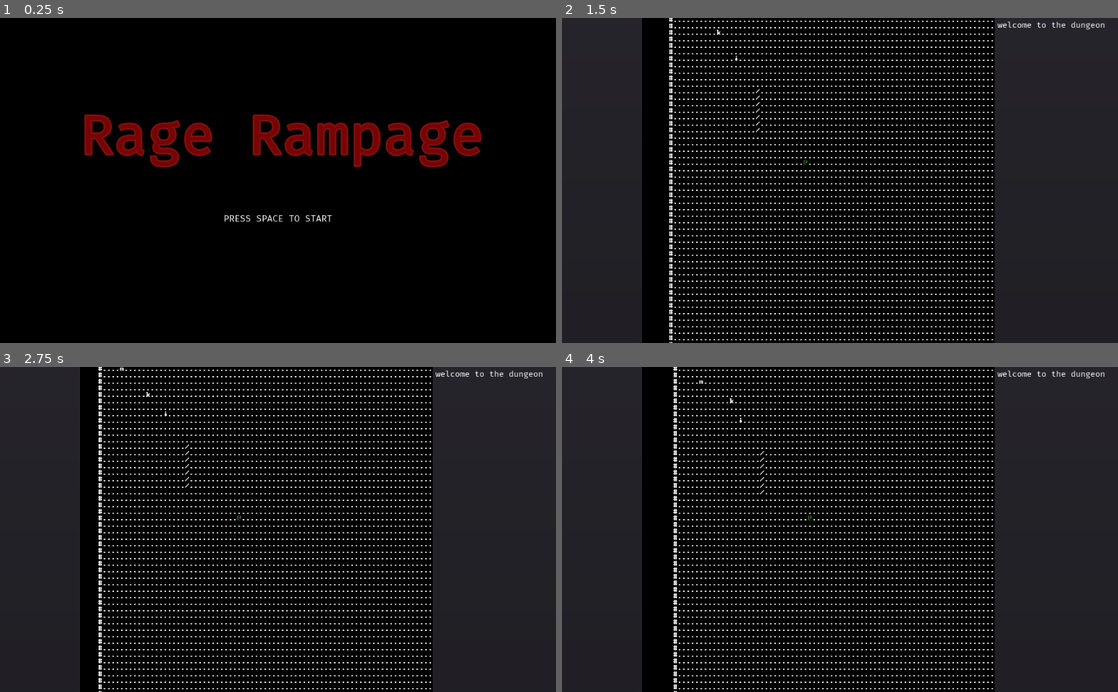
Above: before the commit, frames 1-4 (two rows, left to right).
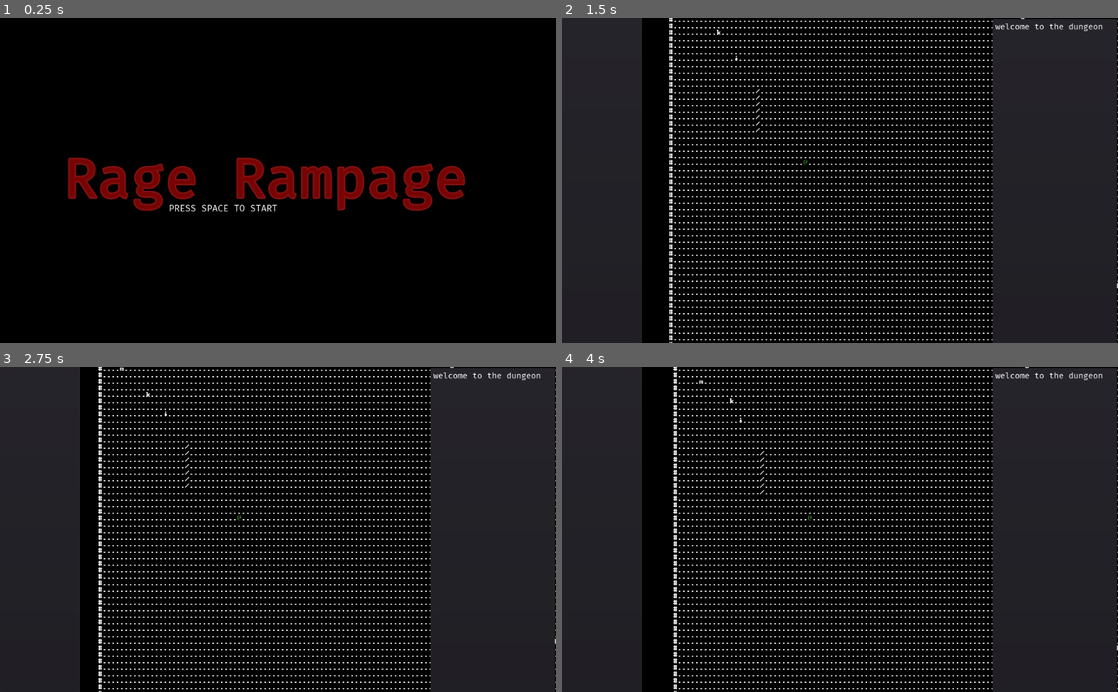
Above: after the commit, the same moments.

Repository: redxaxder/7DRL2022
Game: Godot game, scene res://scenes/root.tscn
Two runs of this game, one before a commit and one after it. Both use one fixed random seed, a clock stepped at 60 frames per second and the inputs below.
Inputs:
- Up to frame 1 (0.25 s): no input
- Up to frame 2 (1.5 s): tap Space (action) at 0.5 s; hold Right (right) 0.53-1.28 s; hold Space (action) 0.53-1.28 s; hold Down (down) from 1.28 s (still down); tap . (pass) at 1.35 s
- Up to frame 3 (2.75 s): tap Enter at 2 s; release Down (down) at 2.03 s; hold Right (right) from 2.03 s (still down); hold Space (action) from 2.03 s (still down)
- Up to frame 4 (4 s): release Right (right) at 2.78 s; release Space (action) at 2.78 s; hold Up (up) 2.78-3.53 s; tap . (pass) at 2.85 s; tap Enter at 3.5 s; hold Left (left) from 3.53 s (still down); hold Space (action) from 3.53 s (still down)

The runs differ from the first frame. In frame 1, 9.7% of the frame differs, in the area x 12-87%, y 29-63%; in frame 2, 0.8%; in frame 3, 0.8%; in frame 4, 0.8%.

Commit message:
Anchors

Diff:
--- a/project.godot
+++ b/project.godot
@@ -34,6 +34,11 @@
 "language": "GDScript",
 "path": "res://lib/dir.gd"
 }, {
+"base": "Mob",
+"class": "Door",
+"language": "GDScript",
+"path": "res://sprites/door.gd"
+}, {
 "base": "Node",
 "class": "LocationService",
 "language": "GDScript",
@@ -63,11 +68,6 @@
 "class": "Terrain",
 "language": "GDScript",
 "path": "res://scenes/terrain.gd"
-}, {
-"base": "Pickup",
-"class": "Weapon",
-"language": "GDScript",
-"path": "res://pickups/weapon.gd"
 } ]
 _global_script_class_icons={
 "Actor": "",
@@ -75,13 +75,13 @@
 "CombatLog": "",
 "Const": "",
 "Dir": "",
+"Door": "",
 "LocationService": "",
 "Mob": "",
 "PC": "",
 "Pickup": "",
 "Screen": "",
-"Terrain": "",
-"Weapon": ""
+"Terrain": ""
 }
 
 [application]
@@ -99,40 +99,40 @@
 
 up={
 "deadzone": 0.5,
-"events": [ Object(InputEventKey,"resource_local_to_scene":false,"resource_name":"","device":0,"alt":false,"shift":false,"control":false,"meta":false,"command":false,"pressed":false,"scancode":16777232,"unicode":0,"echo":false,"script":null)
-, Object(InputEventKey,"resource_local_to_scene":false,"resource_name":"","device":0,"alt":false,"shift":false,"control":false,"meta":false,"command":false,"pressed":false,"scancode":75,"unicode":0,"echo":false,"script":null)
-, Object(InputEventKey,"resource_local_to_scene":false,"resource_name":"","device":0,"alt":false,"shift":false,"control":false,"meta":false,"command":false,"pressed":false,"scancode":87,"unicode":0,"echo":false,"script":null)
+"events": [ Object(InputEventKey,"resource_local_to_scene":false,"resource_name":"","device":0,"alt":false,"shift":false,"control":false,"meta":false,"command":false,"pressed":false,"scancode":16777232,"physical_scancode":0,"unicode":0,"echo":false,"script":null)
+, Object(InputEventKey,"resource_local_to_scene":false,"resource_name":"","device":0,"alt":false,"shift":false,"control":false,"meta":false,"command":false,"pressed":false,"scancode":75,"physical_scancode":0,"unicode":0,"echo":false,"script":null)
+, Object(InputEventKey,"resource_local_to_scene":false,"resource_name":"","device":0,"alt":false,"shift":false,"control":false,"meta":false,"command":false,"pressed":false,"scancode":87,"physical_scancode":0,"unicode":0,"echo":false,"script":null)
  ]
 }
 down={
 "deadzone": 0.5,
-"events": [ Object(InputEventKey,"resource_local_to_scene":false,"resource_name":"","device":0,"alt":false,"shift":false,"control":false,"meta":false,"command":false,"pressed":false,"scancode":16777234,"unicode":0,"echo":false,"script":null)
-, Object(InputEventKey,"resource_local_to_scene":false,"resource_name":"","device":0,"alt":false,"shift":false,"control":false,"meta":false,"command":false,"pressed":false,"scancode":74,"unicode":0,"echo":false,"script":null)
-, Object(InputEventKey,"resource_local_to_scene":false,"resource_name":"","device":0,"alt":false,"shift":false,"control":false,"meta":false,"command":false,"pressed":false,"scancode":83,"unicode":0,"echo":false,"script":null)
+"events": [ Object(InputEventKey,"resource_local_to_scene":false,"resource_name":"","device":0,"alt":false,"shift":false,"control":false,"meta":false,"command":false,"pressed":false,"scancode":16777234,"physical_scancode":0,"unicode":0,"echo":false,"script":null)
+, Object(InputEventKey,"resource_local_to_scene":false,"resource_name":"","device":0,"alt":false,"shift":false,"control":false,"meta":false,"command":false,"pressed":false,"scancode":74,"physical_scancode":0,"unicode":0,"echo":false,"script":null)
+, Object(InputEventKey,"resource_local_to_scene":false,"resource_name":"","device":0,"alt":false,"shift":false,"control":false,"meta":false,"command":false,"pressed":false,"scancode":83,"physical_scancode":0,"unicode":0,"echo":false,"script":null)
  ]
 }
 left={
 "deadzone": 0.5,
-"events": [ Object(InputEventKey,"resource_local_to_scene":false,"resource_name":"","device":0,"alt":false,"shift":false,"control":false,"meta":false,"command":false,"pressed":false,"scancode":16777231,"unicode":0,"echo":false,"script":null)
-, Object(InputEventKey,"resource_local_to_scene":false,"resource_name":"","device":0,"alt":false,"shift":false,"control":false,"meta":false,"command":false,"pressed":false,"scancode":72,"unicode":0,"echo":false,"script":null)
-, Object(InputEventKey,"resource_local_to_scene":false,"resource_name":"","device":0,"alt":false,"shift":false,"control":false,"meta":false,"command":false,"pressed":false,"scancode":65,"unicode":0,"echo":false,"script":null)
+"events": [ Object(InputEventKey,"resource_local_to_scene":false,"resource_name":"","device":0,"alt":false,"shift":false,"control":false,"meta":false,"command":false,"pressed":false,"scancode":16777231,"physical_scancode":0,"unicode":0,"echo":false,"script":null)
+, Object(InputEventKey,"resource_local_to_scene":false,"resource_name":"","device":0,"alt":false,"shift":false,"control":false,"meta":false,"command":false,"pressed":false,"scancode":72,"physical_scancode":0,"unicode":0,"echo":false,"script":null)
+, Object(InputEventKey,"resource_local_to_scene":false,"resource_name":"","device":0,"alt":false,"shift":false,"control":false,"meta":false,"command":false,"pressed":false,"scancode":65,"physical_scancode":0,"unicode":0,"echo":false,"script":null)
  ]
 }
 right={
 "deadzone": 0.5,
-"events": [ Object(InputEventKey,"resource_local_to_scene":false,"resource_name":"","device":0,"alt":false,"shift":false,"control":false,"meta":false,"command":false,"pressed":false,"scancode":16777233,"unicode":0,"echo":false,"script":null)
-, Object(InputEventKey,"resource_local_to_scene":false,"resource_name":"","device":0,"alt":false,"shift":false,"control":false,"meta":false,"command":false,"pressed":false,"scancode":76,"unicode":0,"echo":false,"script":null)
-, Object(InputEventKey,"resource_local_to_scene":false,"resource_name":"","device":0,"alt":false,"shift":false,"control":false,"meta":false,"command":false,"pressed":false,"scancode":68,"unicode":0,"echo":false,"script":null)
+"events": [ Object(InputEventKey,"resource_local_to_scene":false,"resource_name":"","device":0,"alt":false,"shift":false,"control":false,"meta":false,"command":false,"pressed":false,"scancode":16777233,"physical_scancode":0,"unicode":0,"echo":false,"script":null)
+, Object(InputEventKey,"resource_local_to_scene":false,"resource_name":"","device":0,"alt":false,"shift":false,"control":false,"meta":false,"command":false,"pressed":false,"scancode":76,"physical_scancode":0,"unicode":0,"echo":false,"script":null)
+, Object(InputEventKey,"resource_local_to_scene":false,"resource_name":"","device":0,"alt":false,"shift":false,"control":false,"meta":false,"command":false,"pressed":false,"scancode":68,"physical_scancode":0,"unicode":0,"echo":false,"script":null)
  ]
 }
 pass={
 "deadzone": 0.5,
-"events": [ Object(InputEventKey,"resource_local_to_scene":false,"resource_name":"","device":0,"alt":false,"shift":false,"control":false,"meta":false,"command":false,"pressed":false,"scancode":46,"unicode":0,"echo":false,"script":null)
+"events": [ Object(InputEventKey,"resource_local_to_scene":false,"resource_name":"","device":0,"alt":false,"shift":false,"control":false,"meta":false,"command":false,"pressed":false,"scancode":46,"physical_scancode":0,"unicode":0,"echo":false,"script":null)
  ]
 }
 action={
 "deadzone": 0.5,
-"events": [ Object(InputEventKey,"resource_local_to_scene":false,"resource_name":"","device":0,"alt":false,"shift":false,"control":false,"meta":false,"command":false,"pressed":false,"scancode":32,"unicode":0,"echo":false,"script":null)
+"events": [ Object(InputEventKey,"resource_local_to_scene":false,"resource_name":"","device":0,"alt":false,"shift":false,"control":false,"meta":false,"command":false,"pressed":false,"scancode":32,"physical_scancode":0,"unicode":0,"echo":false,"script":null)
  ]
 }
 
--- a/scenes/root.tscn
+++ b/scenes/root.tscn
@@ -19,25 +19,26 @@
 [node name="splash" type="CanvasLayer" parent="."]
 
 [node name="title" type="Label" parent="splash"]
-margin_left = 148.0
-margin_top = 158.0
-margin_right = 936.0
-margin_bottom = 282.0
+anchor_left = 0.5
+anchor_top = 0.5
+anchor_right = 0.5
+anchor_bottom = 0.5
+margin_left = -394.0
+margin_top = -62.0
+margin_right = 394.0
+margin_bottom = 62.0
+custom_colors/font_color = Color( 0.470588, 0.0117647, 0.0117647, 1 )
 custom_fonts/font = SubResource( 1 )
-custom_colors/font_color = Color( 0.470588, 0.0117647, 0.0117647, 1 )
 text = "Rage Rampage"
-__meta__ = {
-"_edit_use_anchors_": false
-}
 
-[node name="title2" type="Label" parent="splash"]
-margin_left = 412.0
-margin_top = 361.0
-margin_right = 814.0
-margin_bottom = 381.0
+[node name="title2" type="Label" parent="splash/title"]
+anchor_left = 0.5
+anchor_top = 1.0
+anchor_right = 0.5
+anchor_bottom = 1.0
+margin_left = -201.0
+margin_top = -20.0
+margin_right = 201.0
 custom_fonts/font = SubResource( 2 )
 text = "press space to start"
 uppercase = true
-__meta__ = {
-"_edit_use_anchors_": false
-}
--- a/scenes/run.gd
+++ b/scenes/run.gd
@@ -66,7 +66,7 @@
 	item.drop(p)
 
 func spawn_random_weapon(p: Vector2):
-	var item = weapon_scene.instance() as Weapon
+	var item = weapon_scene.instance()
 	item.locationService = locationService
 	item.random_weapon()
 	add_child(item)
--- a/scenes/run.tscn
+++ b/scenes/run.tscn
@@ -9,7 +9,6 @@
 [ext_resource path="res://scenes/log.gd" type="Script" id=8]
 
 [sub_resource type="DynamicFont" id=1]
-size = 14
 font_data = ExtResource( 7 )
 
 [sub_resource type="DynamicFont" id=2]
@@ -80,15 +79,12 @@
 
 [node name="CombatLog" type="PanelContainer" parent="hud"]
 self_modulate = Color( 0.580392, 0.580392, 0.580392, 1 )
-margin_left = 795.0
-margin_top = -3.0
-margin_right = 1028.0
-margin_bottom = 603.0
+anchor_left = 1.0
+anchor_right = 1.0
+margin_left = -233.0
+margin_bottom = 606.0
 rect_clip_content = true
 script = ExtResource( 8 )
-__meta__ = {
-"_edit_use_anchors_": false
-}
 
 [node name="log" type="Label" parent="hud/CombatLog"]
 margin_left = 7.0
